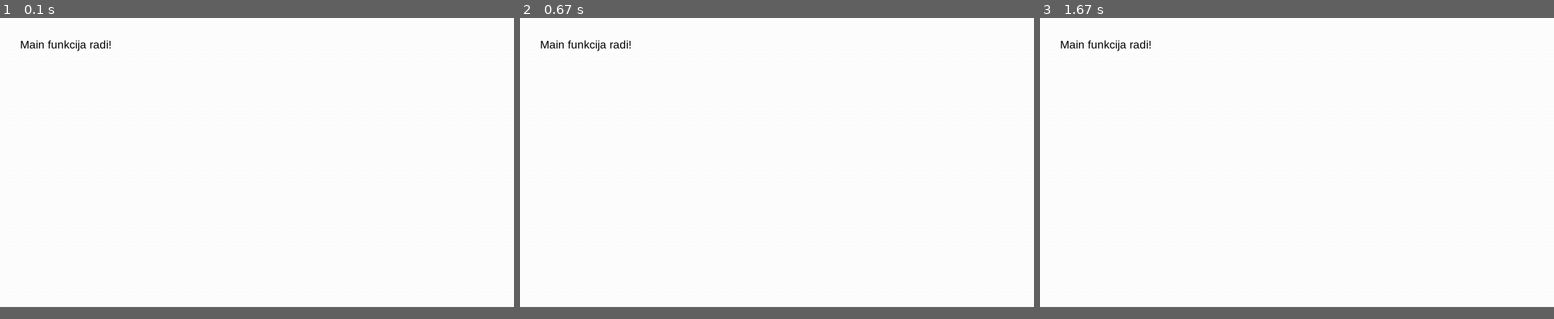
Above: before the commit, frames 1-3 (left to right).
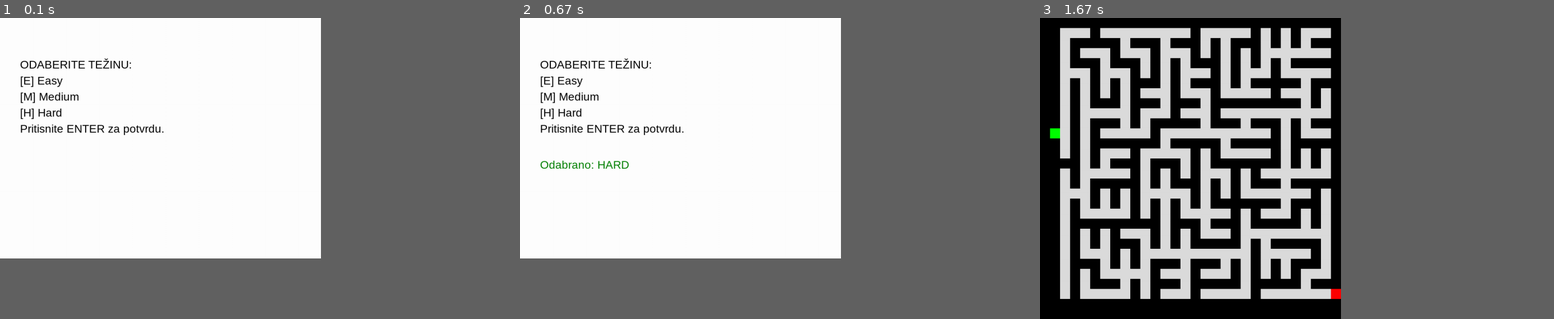
Above: after the commit, the same moments.

Repository: Krapic/AI-Maze-Solver
Game: pygame game, started from src/main.py
Same seed, same stepped clock (60 frames per second), same inputs: the game is played once before the commit and once after it.
Inputs:
- Up to frame 1 (0.1 s): no input
- Up to frame 2 (0.67 s): hold H from 0.33 s (still down)
- Up to frame 3 (1.67 s): release H at 0.8 s; tap Enter at 0.83, 1.23 s
In frame 1 the window is 900x506 before the commit and 562x421 after it. Grey fills any space a smaller window leaves; there, only what the larger window draws over its background counts as a difference.

The runs differ from the first frame. In frame 1, 1.2% of the frame differs, in the area x 3-32%, y 7-39%; in frame 2, 1.4%; in frame 3, 56%, in the area x 0-59%, y 0-97%.

Commit message:
Dodan grafički prikaz za generacije labirinta po težinama.

Diff:
--- a/src/main.py
+++ b/src/main.py
@@ -1,41 +1,35 @@
 import pygame
 import sys
-import time
 
 from maze.generator import generate_labyrinth
 
-# Definicije konstanti
 CELL_SIZE = 25
-TIME_LIMIT = 30.0
+TIME_LIMIT = 10.0
 
 # Definicija stanja
 STATE_DIFFICULTY = 0
-STATE_ALGORITHM = 1
-STATE_SEARCHING = 2
+STATE_DISPLAY = 1
 
 def main():
     pygame.init()
-    SCREEN_WIDTH, SCREEN_HEIGHT = 1280, 720
+
+    # Početni prozor
+    SCREEN_WIDTH = 800
+    SCREEN_HEIGHT = 600
     screen = pygame.display.set_mode((SCREEN_WIDTH, SCREEN_HEIGHT))
-    pygame.display.set_caption("AI Maze Solver – Choose Difficulty & Algorithm")
+    pygame.display.set_caption("Maze Generator – Choose Difficulty")
+
     clock = pygame.time.Clock()
     running = True
 
-    # Postavljanje fonta
     font = pygame.font.SysFont("Arial", 28)
+    state = STATE_DIFFICULTY
 
-    state = STATE_DIFFICULTY
-    chosen_difficulty = None   # 'easy', 'medium', 'hard'
-    chosen_algorithm = None    # 'bfs', 'dfs', 'astar'
-
-    # Varijable vezane uz labirint i pretragu
+    # Varijable za korisnikov odabir i labirint
+    chosen_difficulty = None  # 'easy', 'medium', 'hard'
     labyrinth = None
     start = None
     goal = None
-    search_generator = None
-    current_state = None
-    done_search = False
-    final_path = None
 
     while running:
         for event in pygame.event.get():
@@ -43,37 +37,83 @@
                 running = False
                 pygame.quit()
                 sys.exit()
+
             elif event.type == pygame.KEYDOWN:
                 if state == STATE_DIFFICULTY:
-                    if event.key in (pygame.K_e, pygame.K_m, pygame.K_h):
-                        chosen_difficulty = "difficulty"
-                    elif event.key == pygame.K_RETURN and chosen_difficulty:
-                        state = STATE_ALGORITHM
-                elif state == STATE_ALGORITHM:
-                    if event.key in (pygame.K_1, pygame.K_2, pygame.K_3):
-                        chosen_algorithm = "algorithm"
-                    elif event.key == pygame.K_RETURN and chosen_algorithm:
-                        # Generiraj labirint i postavi pretragu
+                    if event.key == pygame.K_e:
+                        chosen_difficulty = 'easy'
+                    elif event.key == pygame.K_m:
+                        chosen_difficulty = 'medium'
+                    elif event.key == pygame.K_h:
+                        chosen_difficulty = 'hard'
+                    elif event.key == pygame.K_RETURN and chosen_difficulty is not None:
+                        # Generiramo labirint prema odabranoj težini
                         labyrinth, start, goal = generate_labyrinth(chosen_difficulty)
-                        done_search = False
-                        current_state = None
-                        if chosen_algorithm == "algorithm":
-                            search_generator = 0 # Trebam implementirati
-                        state = STATE_SEARCHING
-                elif state == STATE_SEARCHING:
+                        # Prilagodba prozora veličini labirinta
+                        rows, cols = len(labyrinth), len(labyrinth[0])
+                        screen = pygame.display.set_mode((cols * CELL_SIZE, rows * CELL_SIZE))
+                        state = STATE_DISPLAY
+
+                elif state == STATE_DISPLAY:
                     if event.key == pygame.K_ESCAPE:
                         running = False
                         pygame.quit()
                         sys.exit()
 
-        # Za sada ispisujemo samo pozadinu i placeholder tekst
+        # Crtanje ekrana
         screen.fill((255, 255, 255))
-        text = font.render("Main funkcija radi!", True, (0,0,0))
-        screen.blit(text, (50, 50))
+
+        if state == STATE_DIFFICULTY:
+            draw_difficulty_menu(screen, font, chosen_difficulty)
+        elif state == STATE_DISPLAY:
+            draw_labyrinth(screen, labyrinth, start, goal)
+
         pygame.display.flip()
         clock.tick(10)
 
     pygame.quit()
 
+def draw_difficulty_menu(screen, font, chosen_difficulty):
+    # Prikazuje izbornik za odabir težine
+    lines = [
+        "ODABERITE TEŽINU:",
+        "[E] Easy",
+        "[M] Medium",
+        "[H] Hard",
+        "Pritisnite ENTER za potvrdu."
+    ]
+    for i, line in enumerate(lines):
+        text_surface = font.render(line, True, (0, 0, 0))
+        screen.blit(text_surface, (50, 100 + i * 40))
+
+    if chosen_difficulty:
+        chosen_text = f"Odabrano: {chosen_difficulty.upper()}"
+        chosen_surface = font.render(chosen_text, True, (0, 128, 0))
+        screen.blit(chosen_surface, (50, 350))
+
+def draw_labyrinth(screen, labyrinth, start, goal):
+    # Crtanje labirinta s prikazom početne (zelene) i krajnje točke (crvene)
+    if labyrinth is None:
+        return
+
+    rows = len(labyrinth)
+    cols = len(labyrinth[0])
+    sx, sy = start
+    gx, gy = goal
+
+    for y in range(rows):
+        for x in range(cols):
+            color = (0, 0, 0) if labyrinth[y][x] == 1 else (220, 220, 220)
+            draw_cell(screen, x, y, color)
+
+    # Početna točka (zelena) i krajnja točka (crvena)
+    draw_cell(screen, sx, sy, (0, 255, 0))
+    draw_cell(screen, gx, gy, (255, 0, 0))
+
+def draw_cell(screen, x, y, color):
+    # Pomoćna funkcija za crtanje pojedinačne ćelije
+    rect = (x * CELL_SIZE, y * CELL_SIZE, CELL_SIZE, CELL_SIZE)
+    pygame.draw.rect(screen, color, rect)
+
 if __name__ == "__main__":
     main()
